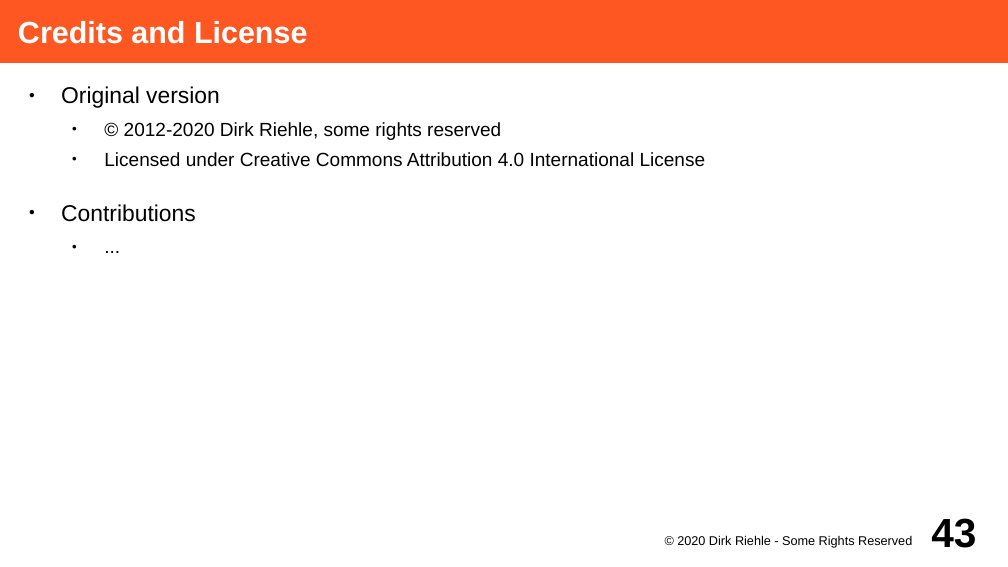
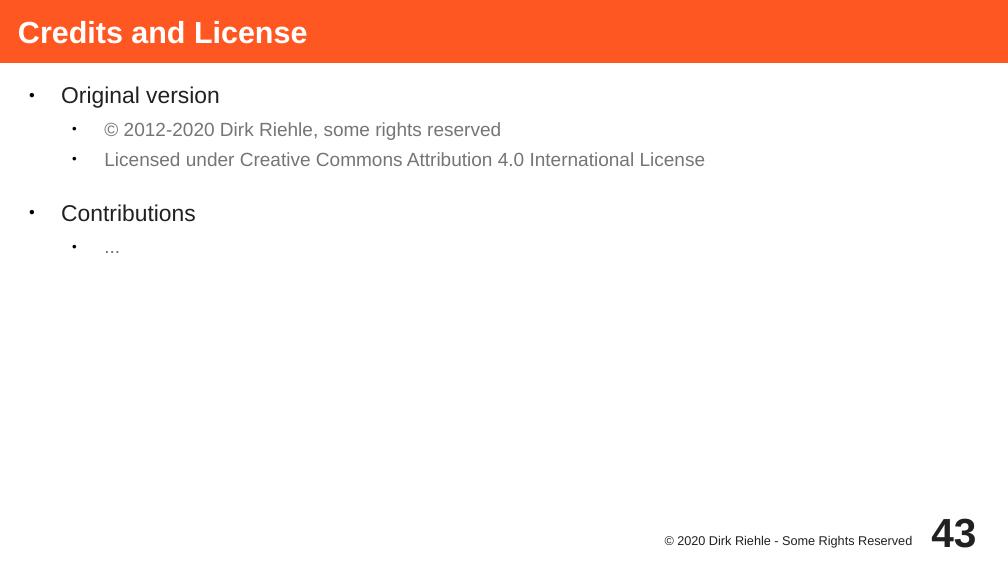
Before and after one commit to dirkriehle/adap-course, a slide deck: slide 43 of Lecture Slides/ADAP C06 - Error Handling.odp. Drawn at 1008x567 pixels with LibreOffice and Linux fonts; fonts in the diff are those of the drawing. Boxes give left, top, right and bottom in pixels: in the first picture for what was removed or moved away, otherwise in the second. Text is boxed around its words. In the diff, an @@ line names an element or a change of style, - is before the commit and + after.

```diff
--- a/Lecture Slides/ADAP C06 - Error Handling.odp
+++ b/Lecture Slides/ADAP C06 - Error Handling.odp
@@ text "Original version" at bbox=[61, 86, 706, 222]: text colour #000000 to #212121 in "Original version", "Contributions"; text colour #000000 to #757575 in "© 2012-2020 Dirk Riehle, some rights reserved", "Licensed under Creative Commons Attribution 4.0 Internationa ...", "..." @@
@@ page number at bbox=[931, 518, 976, 548]: text colour #000000 to #212121 @@
@@ text "© 2020 Dirk Riehle - ..." at bbox=[677, 535, 912, 548]: text colour #000000 to #212121 @@
```
Also in this commit, not shown: 40 other slides changed, 15 other files.
